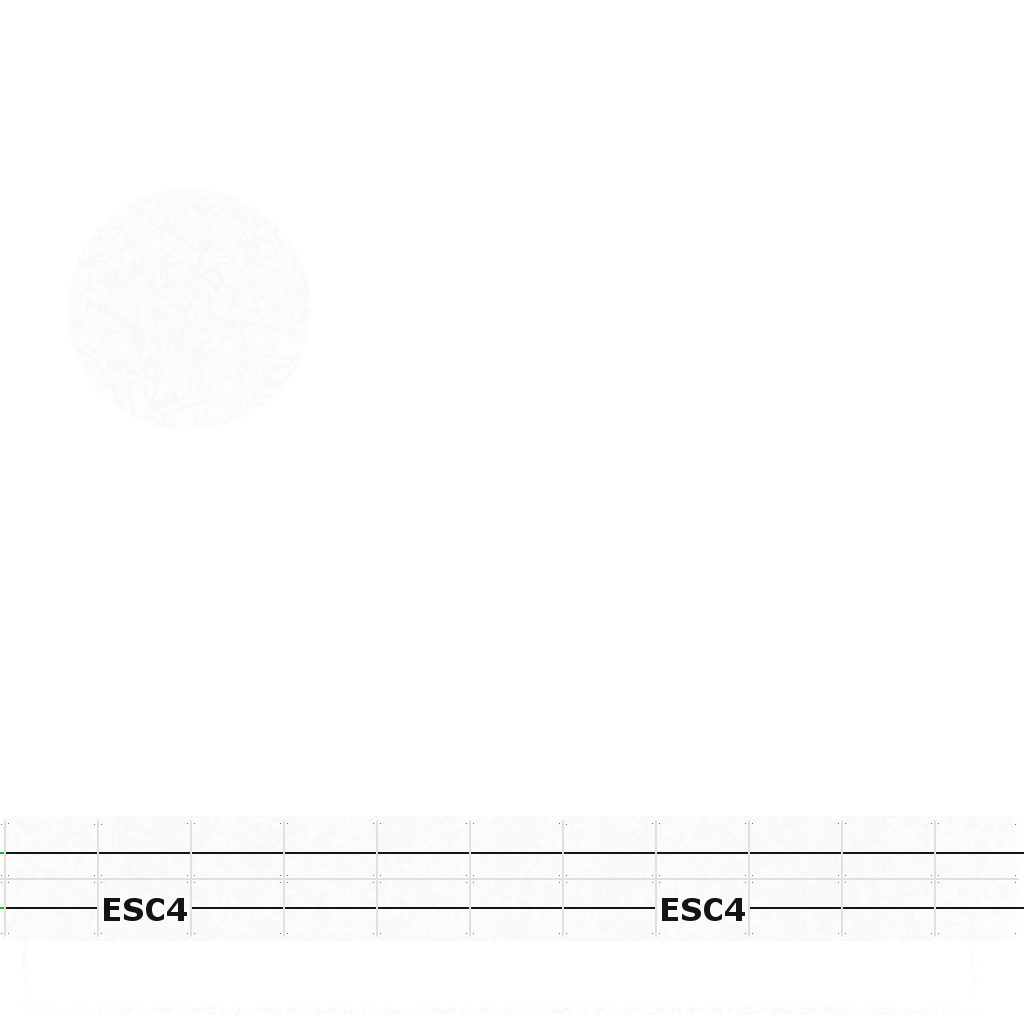
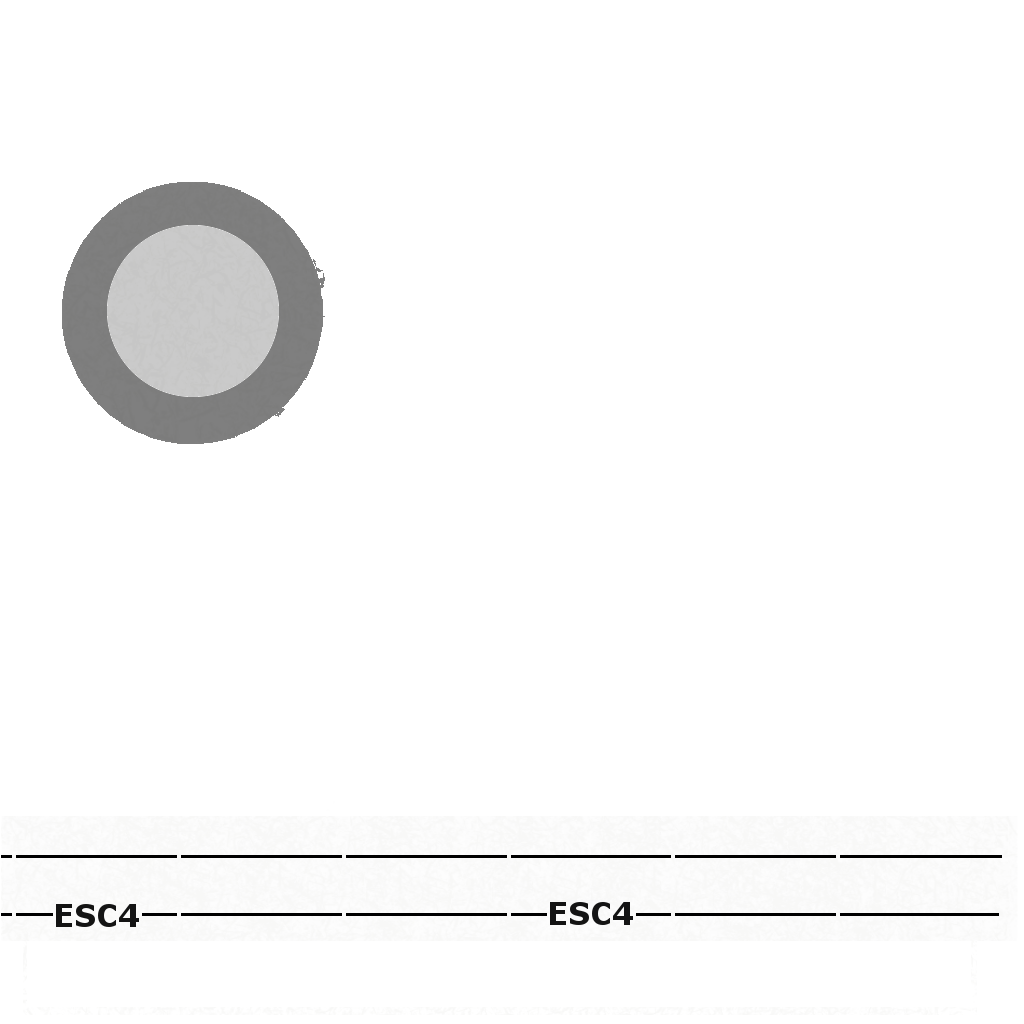
Revision of a layered w=1024, h=1024 image; what changed, layer by layer:
painted on "ESC4 #1" over [550, 898, 745, 925]
painted on "ESC4" over [56, 898, 187, 927]
renamed "3PR Effekte" to "Line", painted on it over [0, 852, 1024, 916]
painted on "Effekte" over [0, 182, 1019, 937]
painted on "Texture" over [62, 182, 325, 444]
